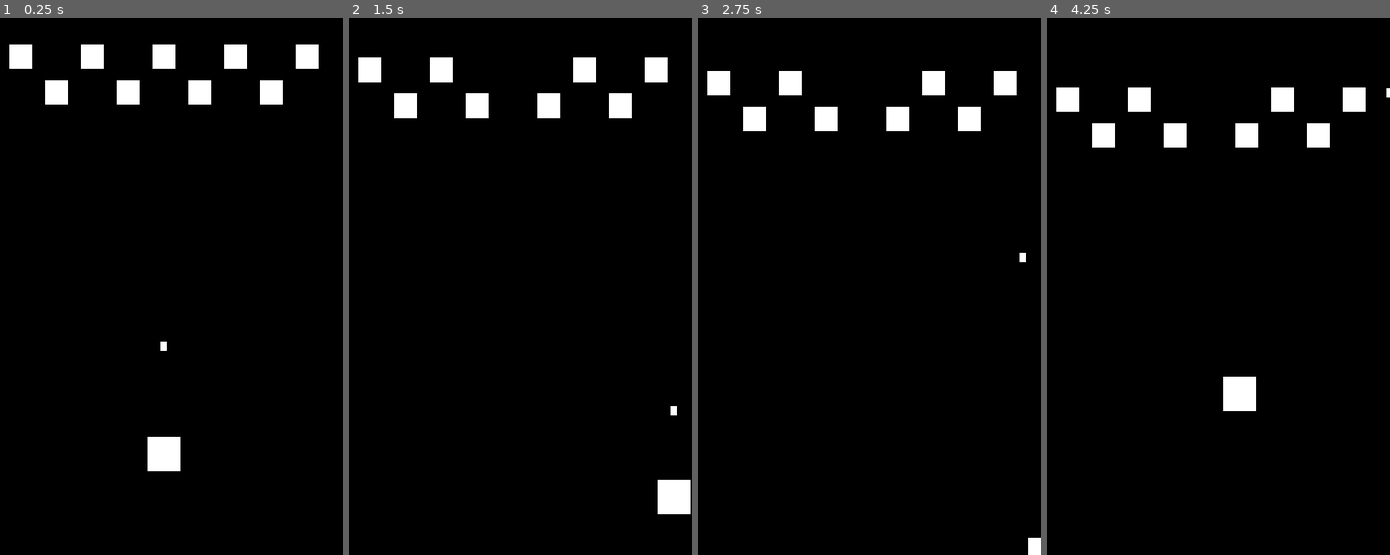
Above: before the commit, frames 1-4 (left to right).
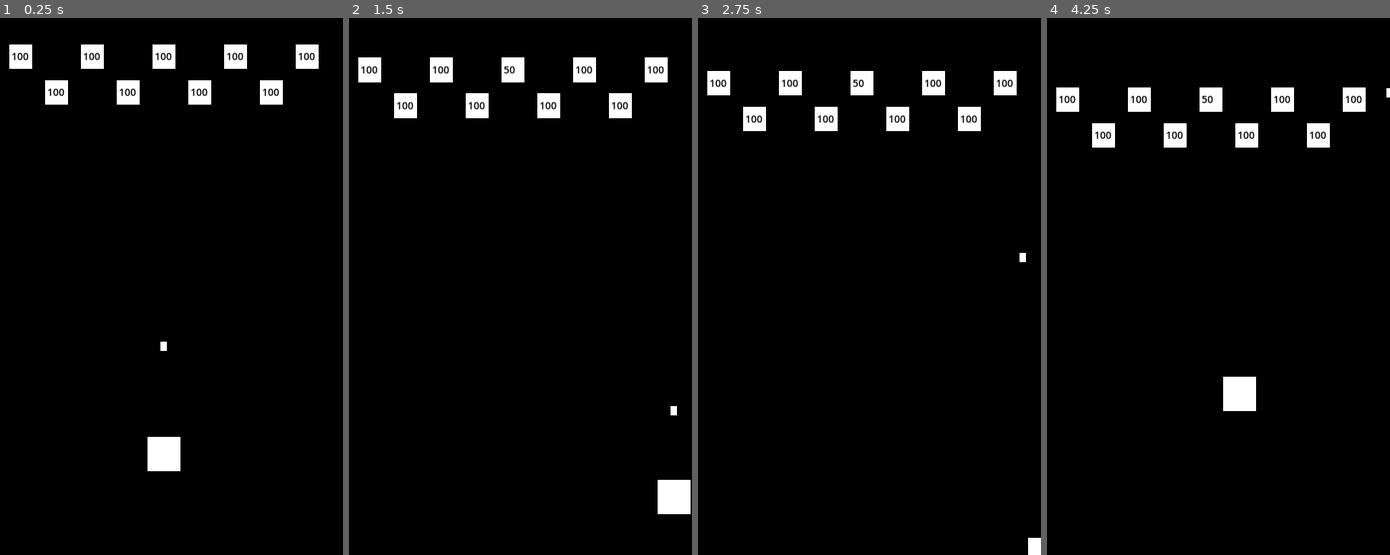
Above: after the commit, the same moments.

Repository: NotWallet/antialiengoobergame
Game: Godot game, scene res://Scenes/Main.tscn
The game is run twice, just before and just after one commit, with the same random seed, the same clock (stepped at 60 frames per second) and the same inputs.
Inputs (mouse positions are in pixels of both pictures, inside the frame that each line leads up to):
- Up to frame 1 (0.25 s): no input
- Up to frame 2 (1.5 s): move the mouse to (592, 259) at 0.52 s; press the mouse at (592, 259) at 0.53 s; hold D (right) 0.53-1.28 s; move the mouse to (441, 313) at 1.27 s; release the mouse at (441, 313) at 1.28 s; hold S (down) from 1.28 s (still down); click (441, 313) at 1.35 s
- Up to frame 3 (2.75 s): move the mouse to (896, 168) at 2.02 s; release S (down) at 2.03 s; press the mouse at (896, 168) at 2.03 s; hold D (right) from 2.03 s (still down)
- Up to frame 4 (4.25 s): move the mouse to (1194, 393) at 2.77 s; release D (right) at 2.78 s; release the mouse at (1194, 393) at 2.78 s; hold W (up) 2.78-3.53 s; click (1194, 393) at 2.85 s; move the mouse to (1317, 367) at 3.52 s; press the mouse at (1317, 367) at 3.53 s; hold A (left) from 3.53 s (still down)

The runs differ from the first frame. In frame 1, 0.4% of the frame differs, in the area x 3-92%, y 6-15%; in frame 2, 0.7%, in the area x 3-92%, y 7-18%; in frame 3, 0.7%; in frame 4, 0.7%.

Commit message:
health system
add text to display enemy health

Diff:
--- a/Scenes/enemy.tscn
+++ b/Scenes/enemy.tscn
@@ -19,3 +19,14 @@
 
 [node name="CollisionShape2D" type="CollisionShape2D" parent="."]
 shape = SubResource("RectangleShape2D_pai4k")
+
+[node name="TextEdit" type="RichTextLabel" parent="."]
+offset_left = -13.0
+offset_top = -10.0
+offset_right = 16.0
+offset_bottom = 17.0
+size_flags_horizontal = 4
+size_flags_vertical = 4
+theme_override_colors/default_color = Color(0, 0, 0, 1)
+theme_override_font_sizes/normal_font_size = 14
+text = "100"
--- a/Scripts/Bullet.gd
+++ b/Scripts/Bullet.gd
@@ -7,7 +7,6 @@
 # Called every frame. 'delta' is the elapsed time since the previous frame.
 func _process(delta):
 	position.y -= 10
-	print(position.y)
 
 	if position.y < -700:
 		queue_free()
--- a/Scripts/Main.gd
+++ b/Scripts/Main.gd
@@ -8,7 +8,7 @@
 
 @onready var player = $player
 
-var enemies = 5
+var enemies = 9
 
 var enemy_posX = [50,100,150,200,250,300,350,400,450]
 var enemy_posY = [50,100,50,100,50,100,50,100,50]
--- a/Scripts/enemy.gd
+++ b/Scripts/enemy.gd
@@ -1,12 +1,16 @@
 extends CharacterBody2D
 
-var health = 50
+var health = 100
+
+@onready var text = $TextEdit
 
 func _ready():
 	pass
 
 func _physics_process(delta):
+
 	position.y += .25
+	text.text = str(health)
 
 func die():
 	health-=25
